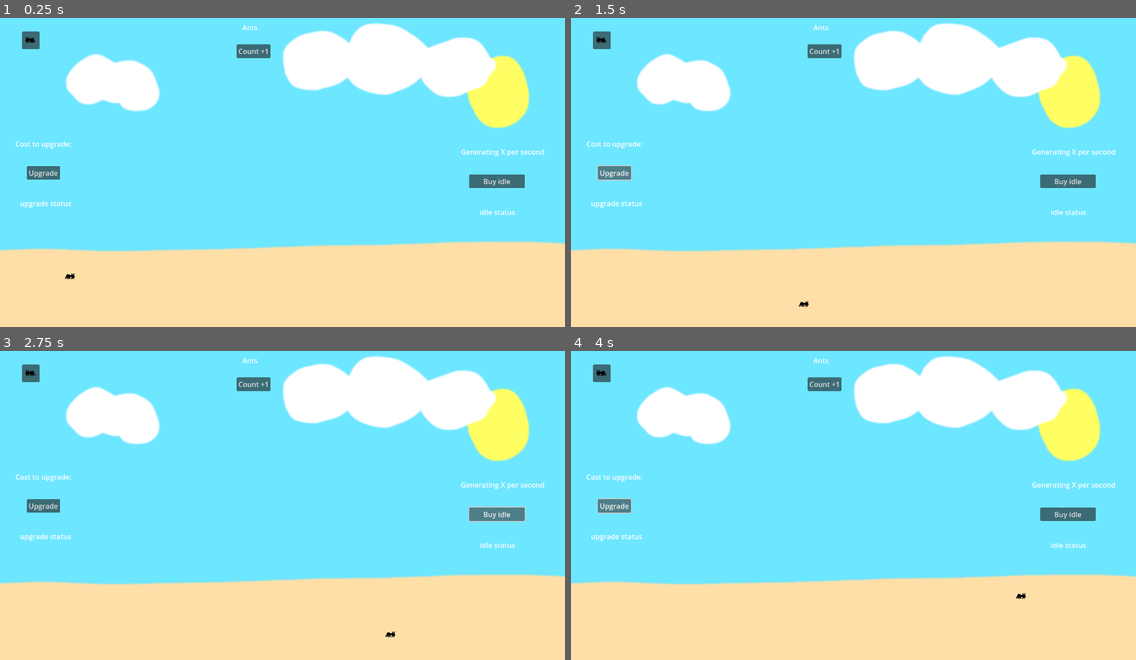
Above: before the commit, frames 1-4 (two rows, left to right).
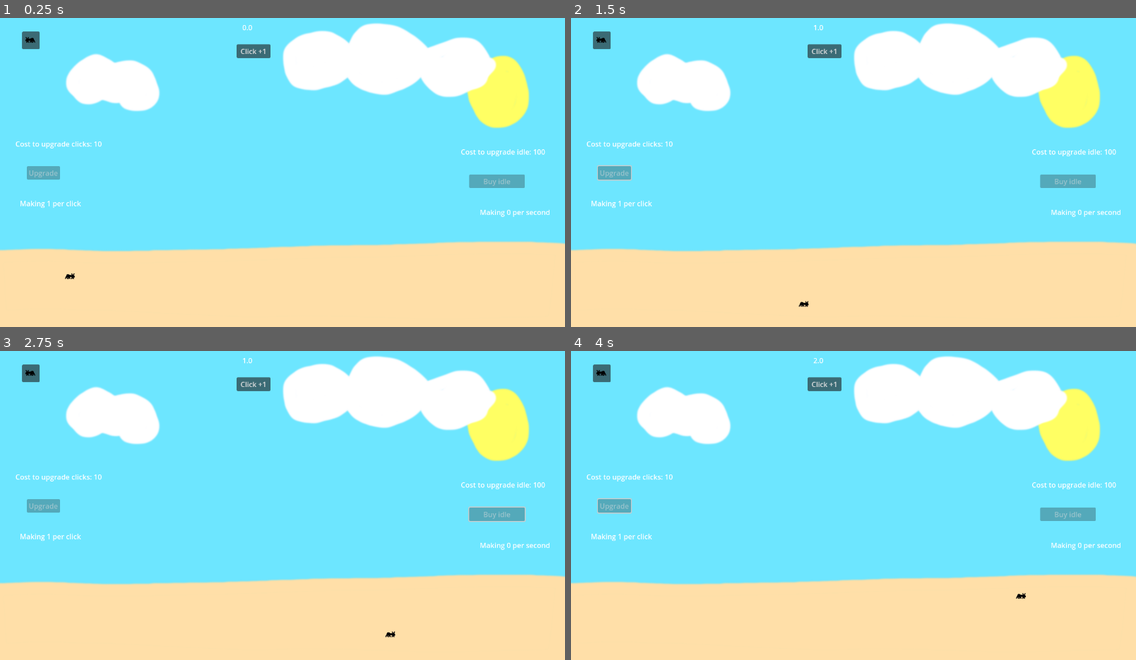
Above: after the commit, the same moments.

Repository: ScaryProd/AntIdle
Game: Godot game, scene res://Desk.tscn
Same seed, same stepped clock (60 frames per second), same inputs: the game is played once before the commit and once after it.
Inputs (mouse positions are in pixels of both pictures, inside the frame that each line leads up to):
- Up to frame 1 (0.25 s): no input
- Up to frame 2 (1.5 s): click "Count +1" (after the commit: "Click +1") at 0.5 s; click (616, 172) at 1.25 s, where only the run before the commit has a clickable "Upgrade"
- Up to frame 3 (2.75 s): click (497, 514) at 2 s, where only the run before the commit has a clickable "Buy idle"
- Up to frame 4 (4 s): click "Count +1" (after the commit: "Click +1") at 2.75 s; click (616, 505) at 3.5 s, where only the run before the commit has a clickable "Upgrade"

The runs differ from the first frame. In frame 1, 1.2% of the frame differs, in the area x 3-98%, y 2-65%; in frame 2, 1.2%; in frame 3, 1.2%; in frame 4, 1.2%.
Error before the commit: Parse Error: Preload file "res://nav_ant.tscn" does not exist. (res://Desk.gd:7)
Error after the commit: Cannot call method 'add_child' on a null value. (res://Desk.gd:50)

Commit message:
Fixed ant node path

Diff:
--- a/Desk.gd
+++ b/Desk.gd
@@ -4,7 +4,7 @@
 var mult = 1;
 var idle = 0;
 var generatingCost = 1
-var antScene = preload("res://nav_ant.tscn")
+var antScene = preload("res://insects/nav_ant.tscn")
 
 
 func _on_clicker_pressed() -> void:
